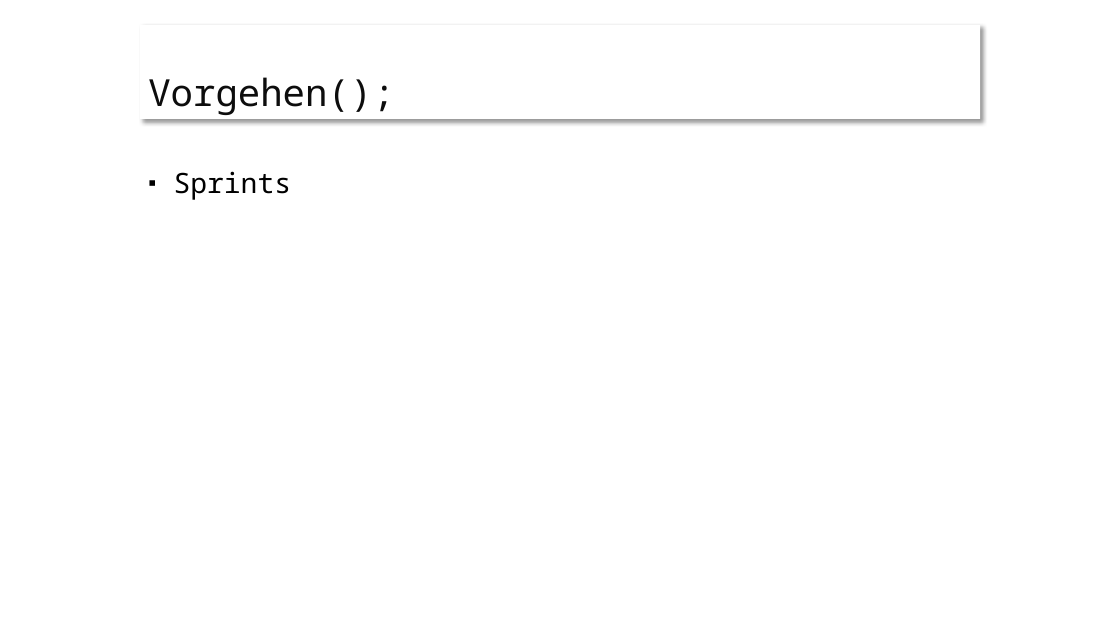
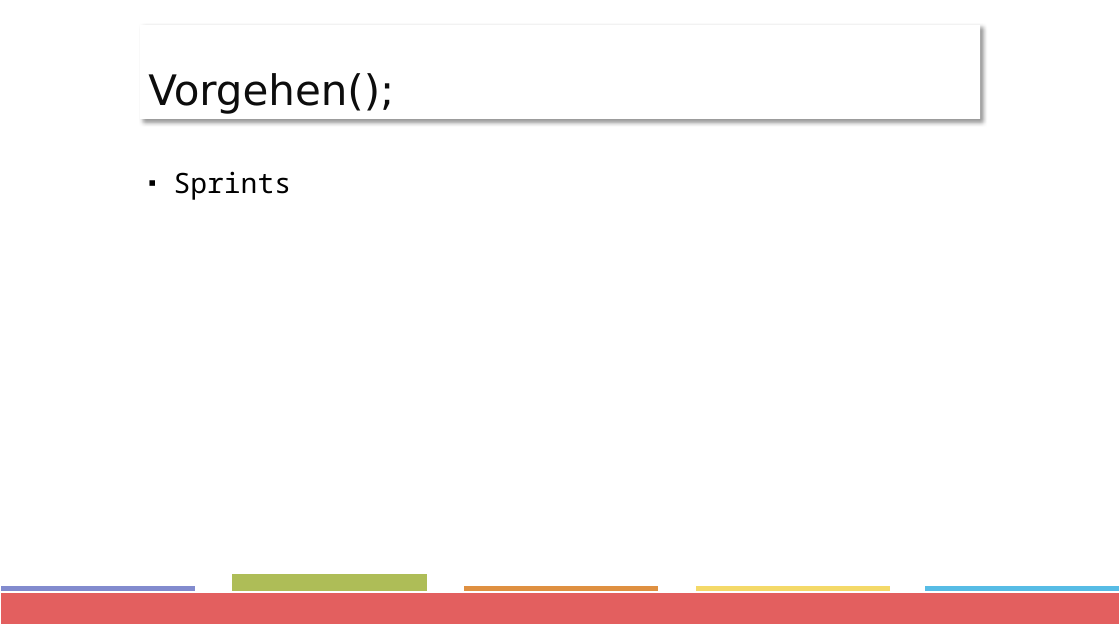
Before and after one commit to ffhsAndroidDenisTobias/androidProject, a slide deck: slide 7 of docs/Präsentation/Project-Presentation.pptx. Drawn at 1120x630 pixels with LibreOffice and Linux fonts; fonts in the diff are those of the drawing. Boxes give left, top, right and bottom in pixels: in the first picture for what was removed or moved away, otherwise in the second. Text is boxed around its words. In the diff, an @@ line names an element or a change of style, - is before the commit and + after.

Commit message:
neues Design

```diff
--- a/docs/Präsentation/Project-Presentation.pptx
+++ b/docs/Präsentation/Project-Presentation.pptx
@@ title "Vorgehen();" at (139, 25, 980, 119): size 32 to 36 pt, font Noto Sans Mono to DejaVu Sans @@
@@ rectangle added at (0, 586, 196, 618), fill #828BCE, outline #FFFFFF 1.5 pt @@
@@ rectangle added at (0, 592, 1120, 625), fill #E35F5F, outline #FFFFFF 1.5 pt @@
@@ rectangle added at (232, 573, 428, 618), fill #AEBD57, outline #FFFFFF 1.5 pt @@
@@ rectangle added at (463, 586, 659, 618), fill #DF9041, outline #FFFFFF 1.5 pt @@
@@ rectangle added at (695, 586, 891, 618), fill #F4D968, outline #FFFFFF 1.5 pt @@
@@ rectangle added at (924, 586, 1120, 618), fill #57BCE5, outline #FFFFFF 1.5 pt @@
```
Also in this commit, not shown: 12 other slides changed, 4 slides added.
